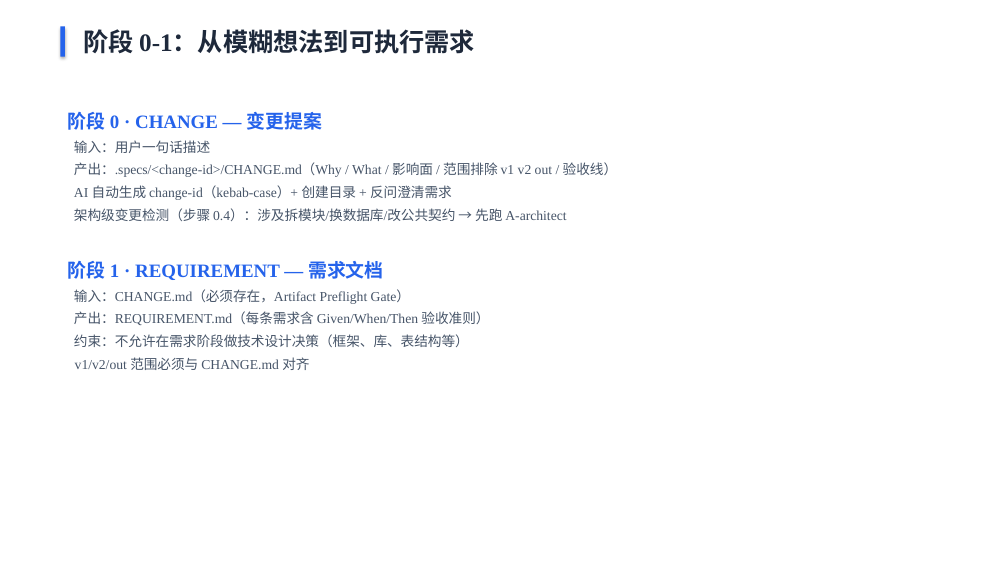
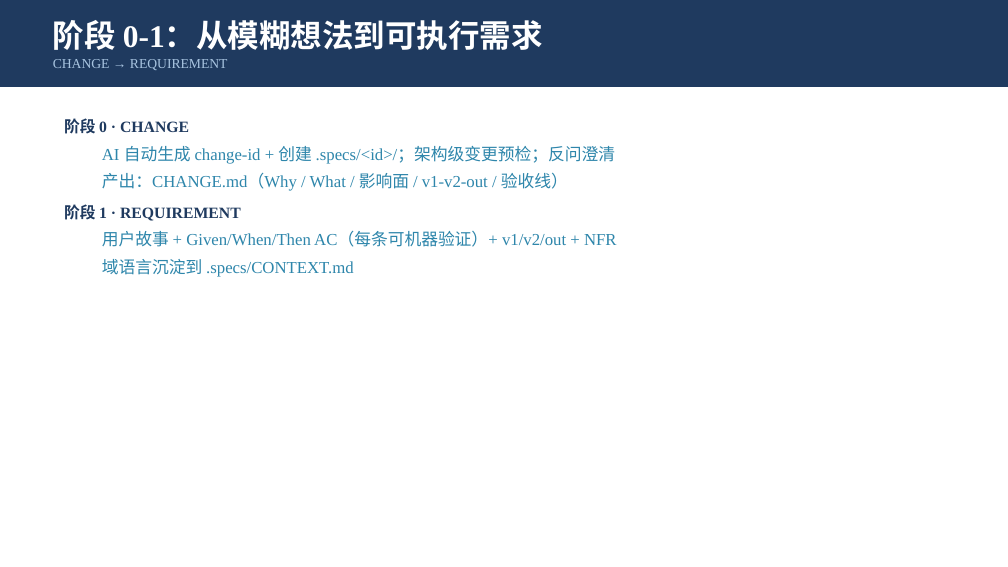
Before and after one commit to Hellrabb/flow-kit, a slide deck: slide 7 of flow-kit-用户指南.pptx. Drawn at 1008x567 pixels with LibreOffice and Linux fonts; fonts in the diff are those of the drawing. Boxes give left, top, right and bottom in pixels: in the first picture for what was removed or moved away, otherwise in the second. Text is boxed around its words. In the diff, an @@ line names an element or a change of style, - is before the commit and + after.

Commit message:
docs(user-guide-sync-2026-09): 阶段4 DEV — 用户指南 deck 重建 20 页（slides.json 生成器 + deck_checks 断言 + 渲染验证）

```diff
--- a/flow-kit-用户指南.pptx
+++ b/flow-kit-用户指南.pptx
@@ rectangle added at bbox=[0, 0, 1008, 87], fill #1F3A5F @@
@@ text "阶段 0-1：从模糊想法到可执行需求": place and size @@
-text "阶段 0-1：从模糊想法到可执行需求" at bbox=[83, 29, 475, 54]
+text "阶段 0-1：从模糊想法到可执行需求" at bbox=[53, 20, 543, 70]
@@ text "阶段 0-1：从模糊想法到可执行需求" at bbox=[53, 20, 543, 70]: vertical alignment top to middle @@
@@ text at bbox=[53, 20, 543, 50]: size 24 to 30 pt, text colour #1E293B to #FFFFFF in "阶段 0-1：从模糊想法到可执行需求" @@
@@ rectangle removed at bbox=[60, 26, 65, 57] @@
@@ text at bbox=[53, 59, 228, 70]: paragraph added @@
+CHANGE → REQUIREMENT
@@ text at bbox=[64, 118, 617, 277]: text changed; size 13 to 16 pt; text colour #475569 to #2E86AB @@
-阶段 0 · CHANGE — 变更提案
-输入：用户一句话描述
-产出：.specs/<change-id>/CHANGE.md（Why / What / 影响面 / 范围排除 v1 v2 out / 验收线）
-AI 自动生成 change-id（kebab-case）+ 创建目录 + 反问澄清需求
-架构级变更检测（步骤 0.4）：涉及拆模块/换数据库/改公共契约 → 先跑 A-architect
-阶段 1 · REQUIREMENT — 需求文档
-输入：CHANGE.md（必须存在，Artifact Preflight Gate）
-产出：REQUIREMENT.md（每条需求含 Given/When/Then 验收准则）
-约束：不允许在需求阶段做技术设计决策（框架、库、表结构等）
-v1/v2/out 范围必须与 CHANGE.md 对齐
+阶段 0 · CHANGE
+  AI 自动生成 change-id + 创建 .specs/<id>/；架构级变更预检；反问澄清
+  产出：CHANGE.md（Why / What / 影响面 / v1-v2-out / 验收线）
+阶段 1 · REQUIREMENT
+  用户故事 + Given/When/Then AC（每条可机器验证）+ v1/v2/out + NFR
+  域语言沉淀到 .specs/CONTEXT.md
```
Also in this commit, not shown: 11 other slides changed, 8 slides added, 7 slides removed, 3 other files.
